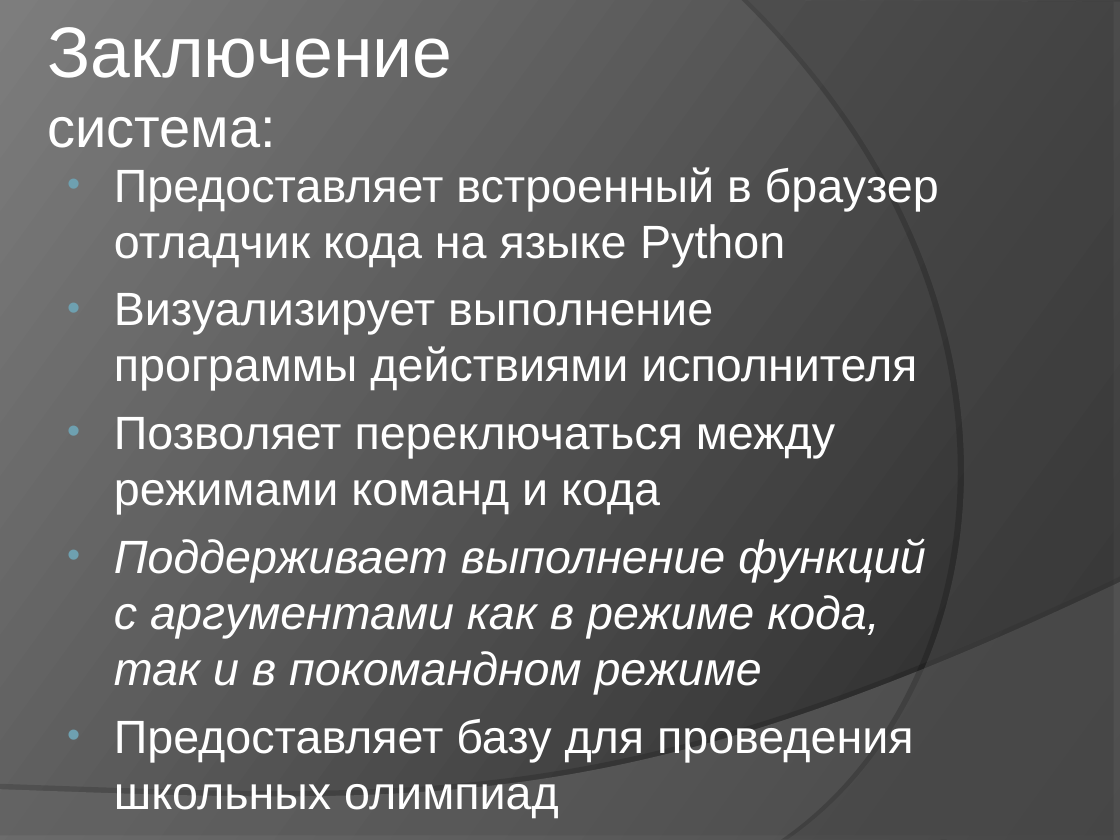
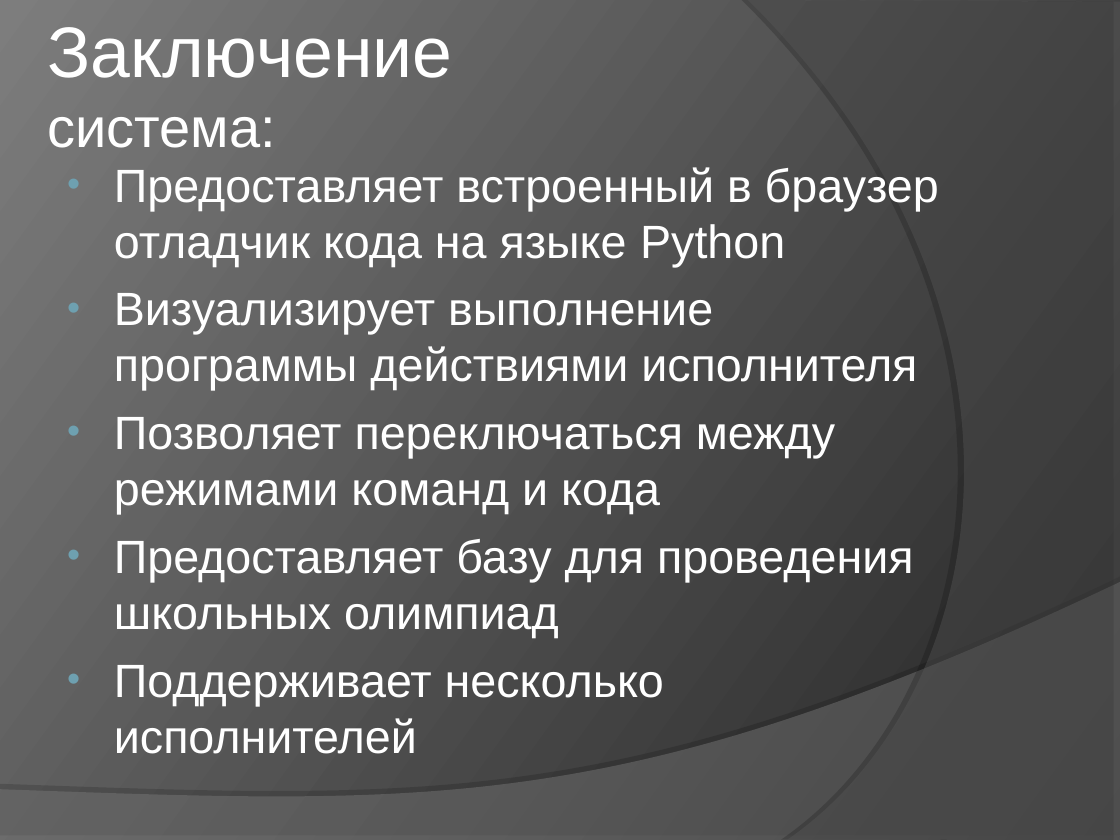
Before and after one commit to elvslv/DiplomaReport, a slide deck: slide 24 of C8503A_Vasilyeva_presentation.ppt (slide 16 before the commit). Drawn at 1120x840 pixels with LibreOffice and Linux fonts; fonts in the diff are those of the drawing. Boxes give left, top, right and bottom in pixels: in the first picture for what was removed or moved away, otherwise in the second. Text is boxed around its words. In the diff, an @@ line names an element or a change of style, - is before the commit and + after.

```diff
--- a/C8503A_Vasilyeva_presentation.ppt
+++ b/C8503A_Vasilyeva_presentation.ppt
@@ text at [114,538,925,694]: paragraph removed @@
-• Поддерживает выполнение функций с аргументами как в режиме кода, так и в покомандном режиме
@@ text at [114,665,664,706]: paragraph added @@
+• Поддерживает несколько исполнителей
```
Also in this commit, not shown: 6 other slides changed, 13 slides added, 5 slides removed, 1 other file.
